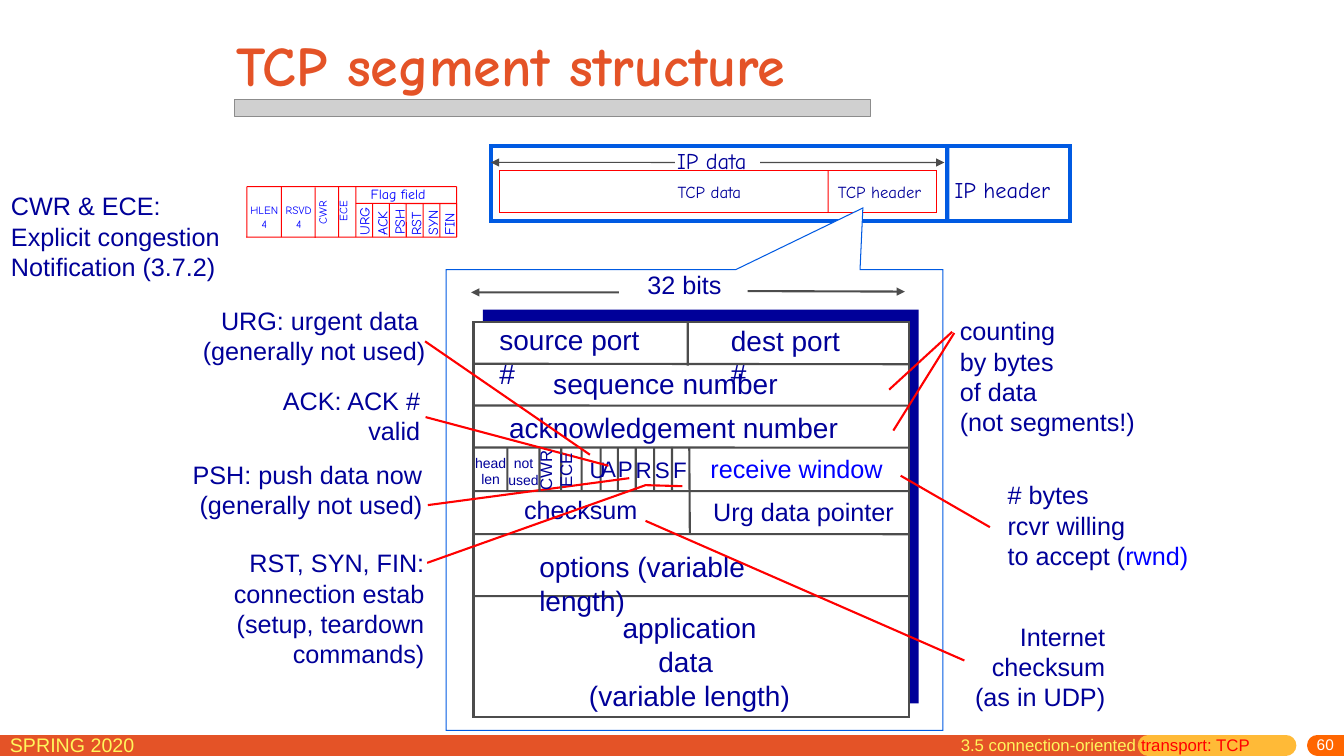
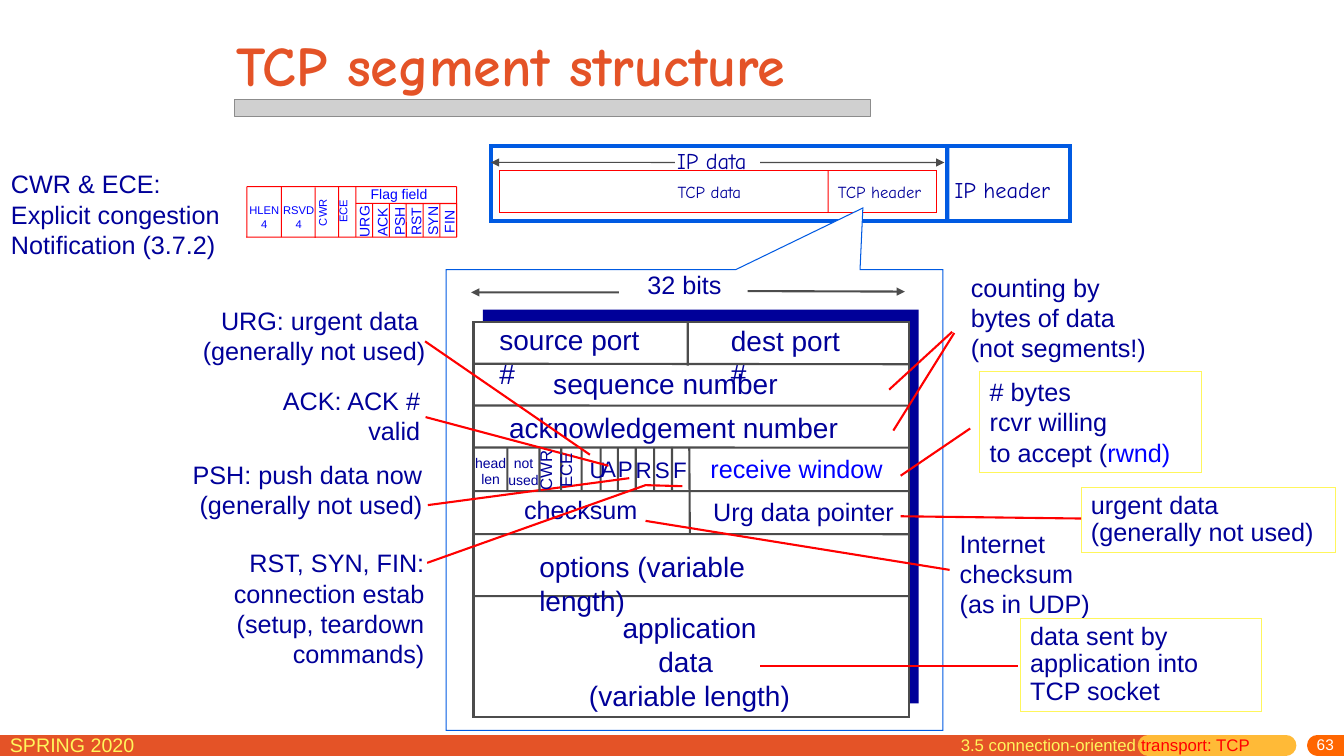
Before and after one commit to network-distributed/presentations, a slide deck: slide 63 of chapter3.pptx (slide 60 before the commit). Drawn at 1344x756 pixels with LibreOffice and Linux fonts; fonts in the diff are those of the drawing; grey boxes stand for pictures. Boxes give left, top, right and bottom in pixels: in the first picture for what was removed or moved away, otherwise in the second. Text is boxed around its words. In the diff, an @@ line names an element or a change of style, - is before the commit and + after.

```diff
--- a/chapter3.pptx
+++ b/chapter3.pptx
@@ text "CWR & ECE:": place and size @@
-text "CWR & ECE:" at box(11, 197, 220, 282)
+text "CWR & ECE:" at box(11, 175, 220, 259)
@@ font Comic Neue to Arial in 11 elements at box(249, 206, 279, 228), box(409, 210, 425, 236), box(425, 209, 441, 236), box(317, 201, 329, 226), box(337, 202, 349, 223), box(283, 206, 314, 228), box(375, 210, 391, 237), box(392, 209, 408, 236), box(357, 209, 373, 236), box(371, 189, 428, 202), box(442, 213, 458, 233) @@
@@ text "counting by bytes of data": place and size @@
-text "counting by bytes of data" at box(960, 321, 1135, 437)
+text "counting by bytes of data" at box(971, 278, 1146, 363)
@@ text at box(971, 278, 1115, 332): text changed @@
-counting
-by bytes
-of data
+counting by bytes of data
@@ rectangle "# bytes": place and size @@
-rectangle "# bytes" at box(1008, 485, 1188, 571)
+rectangle "# bytes" at box(980, 372, 1202, 473)
@@ rectangle "# bytes" at box(980, 372, 1202, 473): outline none to #FFF65C 0.75 pt @@
@@ line moved from (990, 527) - (901, 476) to (971, 429) - (901, 476) @@
@@ rectangle added at box(1081, 488, 1335, 554), outline #FFF65C 0.75 pt, 18 pt, text #000099 @@
+urgent data (generally not used)
@@ line moved from (965, 660) - (645, 521) to (950, 570) - (645, 521) @@
@@ line added from (1081, 518) to (901, 516), #FF0000 1.5 pt @@
@@ text "Internet": place and size @@
-text "Internet" at box(975, 628, 1106, 712)
+text "Internet" at box(960, 535, 1090, 619)
@@ text "Internet" at box(960, 535, 1090, 619): alignment right to left @@
@@ rectangle added at box(1020, 619, 1261, 712), outline #FFF65C 0.75 pt, 18 pt, text #000099 @@
+data sent by application into TCP socket
@@ line added from (1018, 666) to (760, 666), #FF0000 1.5 pt @@
@@ page number at box(1317, 739, 1334, 750): text changed @@
-60
+63
```
Also in this commit, not shown: 41 other slides changed, 3 slides added, 5 other files.
